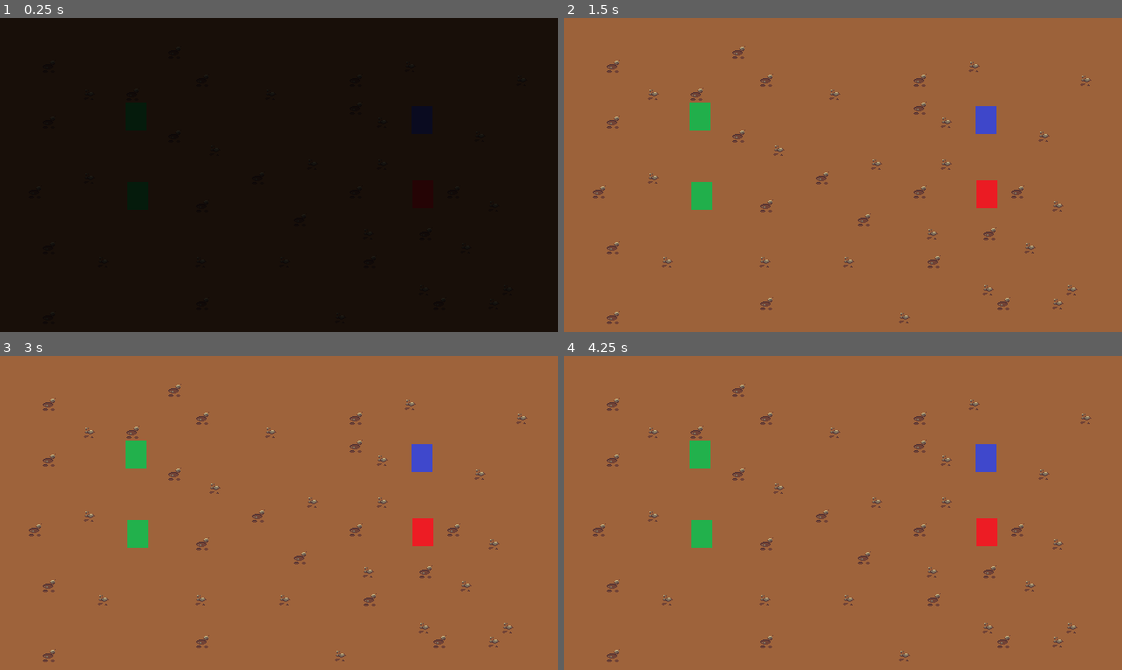
Above: before the commit, frames 1-4 (two rows, left to right).
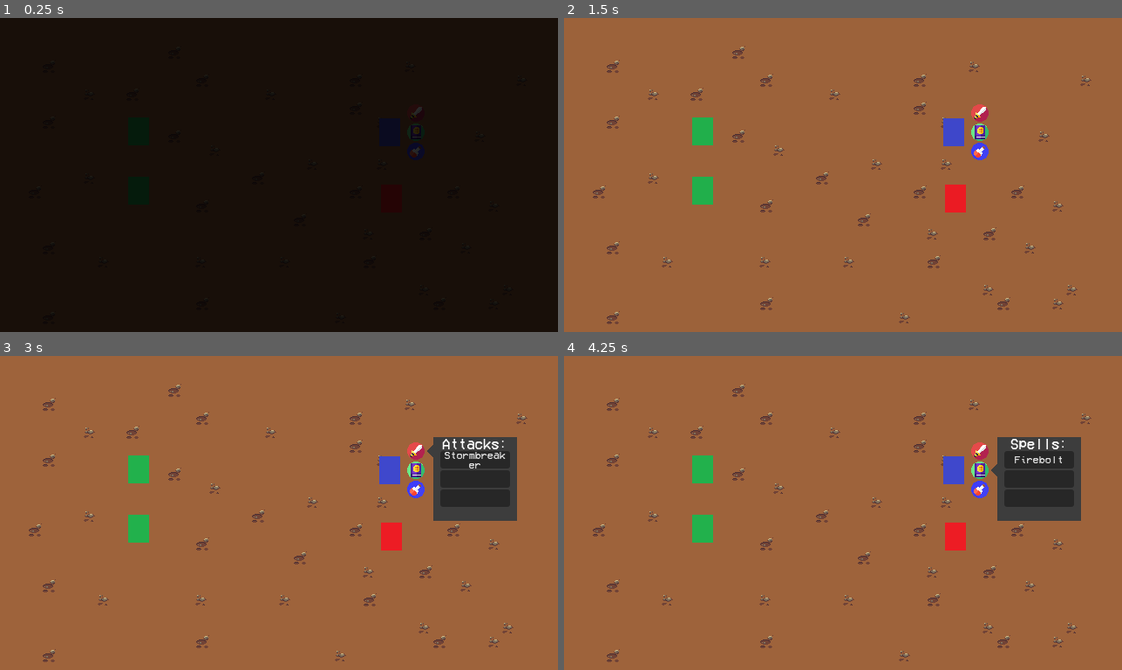
Above: after the commit, the same moments.

Repository: yuval9500/Guido
Game: Godot game, scene res://TestCombatLevel/test_combat_level.tscn
The game is run twice, just before and just after one commit, with the same random seed, the same clock (stepped at 60 frames per second) and the same inputs. This scene is started directly instead of the project's main scene.
Inputs (mouse positions are in pixels of both pictures, inside the frame that each line leads up to):
- Up to frame 1 (0.25 s): no input
- Up to frame 2 (1.5 s): hold Right (right) 0.53-1.28 s; hold E (talk) 0.53-1.28 s; hold Down (down) from 1.28 s (still down); tap E (talk) at 1.35 s
- Up to frame 3 (3 s): release Down (down) at 2 s; click (279, 513) at 2.02 s; click (418, 450) at 2.77 s
- Up to frame 4 (4.25 s): click (982, 469) at 3.52 s

The runs differ from the first frame. In frame 1, 0.2% of the frame differs, in the area x 72-77%, y 28-46%; in frame 2, 2.1%; in frame 3, 6.1%; in frame 4, 6.1%, in the area x 22-93%, y 25-62%.

Commit message:
TransitionManager to Control

Diff:
--- a/Combat/Scenes/combat_player.tscn
+++ b/Combat/Scenes/combat_player.tscn
@@ -174,4 +174,3 @@
 [connection signal="pressed" from="CombatPlayerUI/AttackBtn" to="." method="_on_attack_btn_pressed"]
 [connection signal="pressed" from="CombatPlayerUI/MagicBtn" to="." method="_on_magic_btn_pressed"]
 [connection signal="pressed" from="CombatPlayerUI/ItemBtn" to="." method="_on_item_btn_pressed"]
-[connection signal="resized" from="CombatPlayerUI/CombatMenu/Option1" to="CombatPlayerUI/CombatMenu" method="_on_option_1_resized"]
--- a/Components/Transition_Manager/transition_manager.gd
+++ b/Components/Transition_Manager/transition_manager.gd
@@ -1,4 +1,4 @@
-extends CanvasLayer
+extends Control
 
 var sceneToMove: String
 
--- a/Components/Transition_Manager/transition_manager.tscn
+++ b/Components/Transition_Manager/transition_manager.tscn
@@ -69,19 +69,16 @@
 "Supreme_To_Black": SubResource("Animation_4vo7e")
 }
 
-[node name="TransitionManager" type="CanvasLayer"]
-visible = false
+[node name="TransitionManager" type="Control"]
+layout_mode = 3
+anchors_preset = 0
 script = ExtResource("1_du6pq")
 
 [node name="ColorRect" type="ColorRect" parent="."]
-anchors_preset = 15
-anchor_right = 1.0
-anchor_bottom = 1.0
-offset_top = -1.0
-offset_right = 16.0
-offset_bottom = 9.0
-grow_horizontal = 2
-grow_vertical = 2
+offset_left = -140.0
+offset_top = -78.0
+offset_right = 765.0
+offset_bottom = 471.0
 color = Color(0, 0, 0, 1)
 
 [node name="AnimationPlayer" type="AnimationPlayer" parent="."]
--- a/TestCombatLevel/test_combat_level.tscn
+++ b/TestCombatLevel/test_combat_level.tscn
@@ -1,8 +1,8 @@
-[gd_scene load_steps=18 format=4 uid="uid://ca1kpawrdpwe8"]
+[gd_scene load_steps=19 format=4 uid="uid://ca1kpawrdpwe8"]
 
 [ext_resource type="Texture2D" uid="uid://180k6y5ddc82" path="res://TestLevel/Sprites/TILESET VILLAGE TOP DOWN/GROUND DETAIL 1 - DAY.png" id="1_0dt3t"]
 [ext_resource type="PackedScene" uid="uid://d3pg4x76ml81q" path="res://Components/Transition_Manager/transition_manager.tscn" id="1_1v7kp"]
-[ext_resource type="Texture2D" uid="uid://bh40aithq647s" path="res://Player/Sprites/Player_Sprite.png" id="1_ln2ow"]
+[ext_resource type="PackedScene" uid="uid://ch6wri6wxhic4" path="res://Components/CombatUI/combat_ui.tscn" id="1_bmq5s"]
 [ext_resource type="Texture2D" uid="uid://bsk1r6fnnal2p" path="res://TestLevel/Sprites/TILESET VILLAGE TOP DOWN/GROUND DETAIL 2 - DAY.png" id="2_3aqh7"]
 [ext_resource type="Texture2D" uid="uid://bb34nkeo08nuc" path="res://Player/Sprites/Companion_Sprite.png" id="2_4b2cx"]
 [ext_resource type="Texture2D" uid="uid://std3tutoij04" path="res://NPC/Sprites/image.png" id="3_rv7ma"]
@@ -10,6 +10,7 @@
 [ext_resource type="Texture2D" uid="uid://if8qb2bwumkb" path="res://TestLevel/Sprites/TILESET VILLAGE TOP DOWN/GROUND DETAIL 4 - DAY.png" id="4_2ustq"]
 [ext_resource type="Texture2D" uid="uid://8d70dcgp8670" path="res://TestLevel/Sprites/TILESET VILLAGE TOP DOWN/GROUND DETAIL 5 - DAY.png" id="5_sknsg"]
 [ext_resource type="Texture2D" uid="uid://dvjybmogsm6al" path="res://TestLevel/Sprites/TILESET VILLAGE TOP DOWN/GROUND TILE - DAY.png" id="6_5ep05"]
+[ext_resource type="PackedScene" uid="uid://cs7if2w7onjat" path="res://Combat/Scenes/combat_player.tscn" id="7_6pmvy"]
 
 [sub_resource type="TileSetAtlasSource" id="TileSetAtlasSource_7fi00"]
 texture = ExtResource("1_0dt3t")
@@ -45,26 +46,28 @@
 
 [node name="test_combat_level" type="Node2D"]
 
+[node name="CombatUI" parent="." instance=ExtResource("1_bmq5s")]
+
 [node name="TransitionManager" parent="." instance=ExtResource("1_1v7kp")]
 visible = false
+top_level = true
 
 [node name="Ground" type="TileMapLayer" parent="."]
 tile_map_data = PackedByteArray("AAAAAAAABQAAAAAAAAAAAAEABQAAAAAAAAAAAAIABQAAAAAAAAAAAAMABQAAAAAAAAAAAAQABQAAAAAAAAAAAA …(14640 unchanged characters)…
 tile_set = SubResource("TileSet_e7fix")
 metadata/_edit_lock_ = true
 
-[node name="PlayerSprite" type="Sprite2D" parent="."]
-position = Vector2(484, 117)
-texture = ExtResource("1_ln2ow")
+[node name="CombatPlayer" parent="." instance=ExtResource("7_6pmvy")]
+position = Vector2(447, 131)
 
 [node name="CompanionSprite" type="Sprite2D" parent="."]
-position = Vector2(485, 202)
+position = Vector2(449, 207)
 texture = ExtResource("2_4b2cx")
 
 [node name="Enemy1" type="Sprite2D" parent="."]
-position = Vector2(156, 113)
+position = Vector2(159, 130)
 texture = ExtResource("3_rv7ma")
 
 [node name="Enemy2" type="Sprite2D" parent="."]
-position = Vector2(158, 204)
+position = Vector2(159, 198)
 texture = ExtResource("3_rv7ma")
--- a/TestLevel/Scenes/test_level.tscn
+++ b/TestLevel/Scenes/test_level.tscn
@@ -146,8 +146,6 @@
 
 [node name="DialogueUI" parent="." instance=ExtResource("1_1ge7y")]
 
-[node name="TransitionManager" parent="." instance=ExtResource("22_rfl5p")]
-
 [node name="Ground" type="TileMapLayer" parent="."]
 tile_map_data = PackedByteArray("AAAAAAAABAAAAAAAAAAAAAEABAAAAAAAAAAAAAIABAAAAAAAAAAAAAMABAAAAAAAAAAAAAQABAAAAAAAAAAAAA …(15008 unchanged characters)…
 tile_set = SubResource("TileSet_aimpm")
@@ -176,6 +174,13 @@
 [node name="Player" parent="." instance=ExtResource("1_pdwvv")]
 position = Vector2(273, 189)
 
+[node name="TransitionManager" parent="Player" instance=ExtResource("22_rfl5p")]
+visible = false
+offset_left = -273.0
+offset_top = -189.0
+offset_right = -273.0
+offset_bottom = -189.0
+
 [node name="Camera2D" parent="Player" instance=ExtResource("19_73opl")]
 
-[connection signal="moveToCombatSignal" from="CombatArea/CombatZone" to="TransitionManager" method="_on_combat_zone_move_to_combat_signal"]
+[connection signal="moveToCombatSignal" from="CombatArea/CombatZone" to="Player/TransitionManager" method="_on_combat_zone_move_to_combat_signal"]
